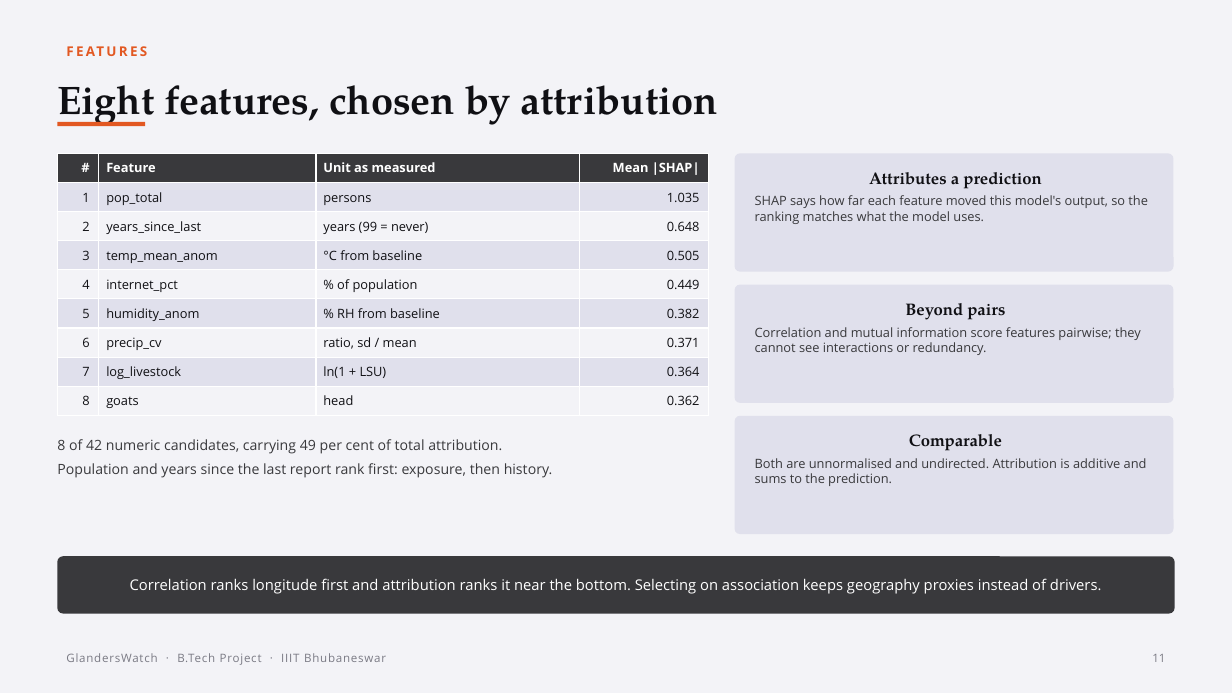
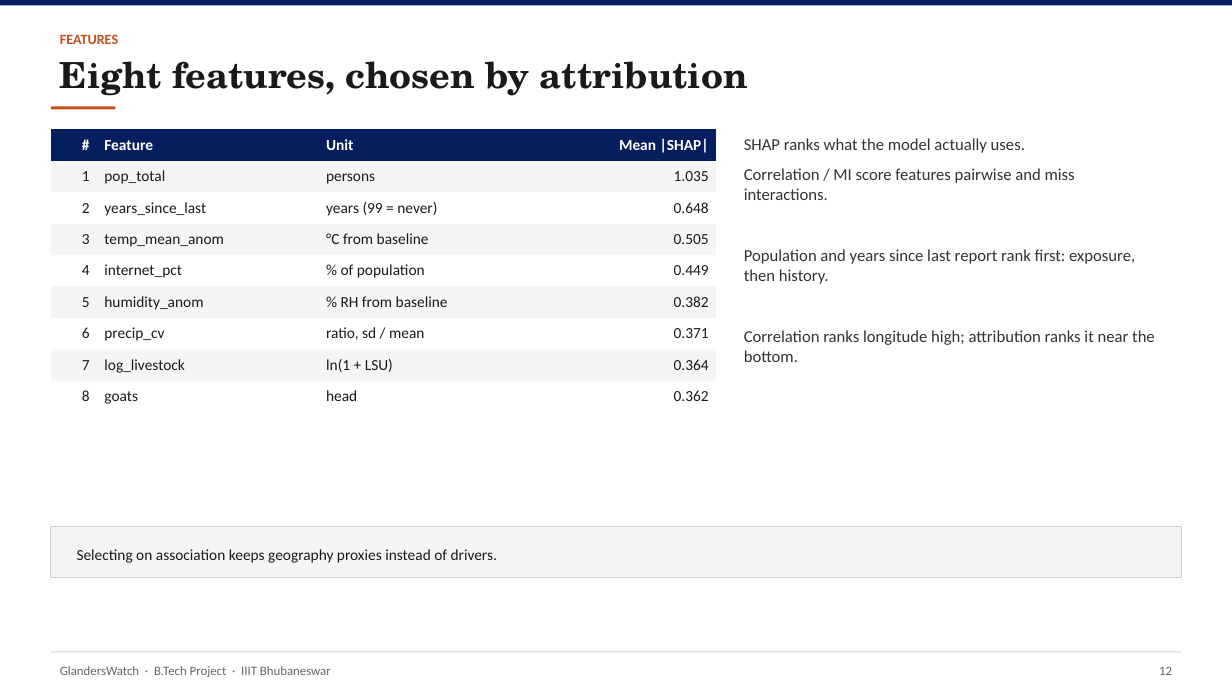
Before and after one commit to YuvrajSingh-mist/glandersWatch, a slide deck: slide 13 of slides/GlandersWatch_Deck.pptx (slide 11 before the commit). Drawn at 1232x693 pixels with LibreOffice and Linux fonts; fonts in the diff are those of the drawing. Boxes give left, top, right and bottom in pixels: in the first picture for what was removed or moved away, otherwise in the second. Text is boxed around its words. In the diff, an @@ line names an element or a change of style, - is before the commit and + after.

Commit message:
Simplify deck design and use report-exported figures only
Replace decorative pipeline art with charts cropped from Final_v2,
flatten the visual style to white slides with navy accents, and keep
IIIT logo as the only non-report image.

```diff
--- a/slides/GlandersWatch_Deck.pptx
+++ b/slides/GlandersWatch_Deck.pptx
@@ rectangle removed at [0,0,1232,693] @@
@@ rectangle added at [0,0,1232,6], fill #061E5E @@
@@ text "FEATURES" at [60,34,118,44]: size 10.5 to 11 pt, font Open Sans to Calibri, text colour #E25822 to #C44E1C, letter spacing 1.8 to 0 pt @@
@@ text "Eight features, chosen by attribution": place and size @@
-text "Eight features, chosen by attribution" at [57,85,718,126]
+text "Eight features, chosen by attribution" at [60,61,748,96]
@@ text "Eight features, chosen by attribution" at [60,61,748,96]: size 31 to 28 pt, font TeX Gyre Pagella to TeX Gyre Schola, text colour #101014 to #1A1A1A @@
@@ rectangle: place and size @@
-rectangle at [57,122,145,126]
+rectangle at [51,106,116,110]
@@ rectangle at [51,106,116,110]: fill #E25822 to #C44E1C @@
@@ table at [51,129,716,412] @@
-row 1, column 3: Unit as measured
+row 1, column 3: Unit
@@ fill #39393C to #061E5E in row 1 @@
@@ fill #E0E0EC to #F5F5F5 in 16 cells @@
@@ fill #F3F3F7 to #FFFFFF in 16 cells @@
@@ size 10 to 12 pt, font Open Sans to Calibri, text colour #101014 to #1A1A1A @@
@@ borders changed @@
@@ table: place and size @@
-table at [57,153,709,415]
+table at [51,129,716,412]
@@ text added at [744,138,1155,362], 13 pt, text #333333 @@
+SHAP ranks what the model actually uses.
+Correlation / MI score features pairwise and miss interactions.
+Population and years since last report rank first: exposure, then history.
+Correlation ranks longitude high; attribution ranks it near the bottom.
@@ rounded rectangle removed at [735,153,1174,272] @@
-Attributes a prediction
-SHAP says how far each feature moved this model's output, so the ranking matches what the model uses.
@@ rounded rectangle removed at [735,285,1174,403] @@
-Beyond pairs
-Correlation and mutual information score features pairwise; they cannot see interactions or redundancy.
@@ rounded rectangle removed at [735,416,1174,534] @@
-Comparable
-Both are unnormalised and undirected. Attribution is additive and sums to the prediction.
@@ text removed at [57,439,553,478] @@
-8 of 42 numeric candidates, carrying 49 per cent of total attribution.
-Population and years since the last report rank first: exposure, then history.
@@ rectangle added at [51,527,1181,578], fill #F5F5F5, outline #D0D0D0 0.75 pt @@
@@ text "Selecting on association keeps geography ...": place and size @@
-text "Selecting on association keeps geography ..." at [57,556,1175,614]
+text "Selecting on association keeps geography ..." at [77,549,497,563]
@@ text "Selecting on association keeps geography ..." at [77,549,497,563]: fill #39393C to none @@
@@ text at [77,549,497,563]: text changed; size 11.5 to 12 pt; font Open Sans to Calibri; text colour #FFFFFF to #1A1A1A @@
-Correlation ranks longitude first and attribution ranks it near the bottom. Selecting on association keeps geography proxies instead of drivers.
+Selecting on association keeps geography proxies instead of drivers.
@@ text "GlandersWatch · B.Tech Project · ...": place and size @@
-text "GlandersWatch · B.Tech Project · ..." at [66,653,386,665]
+text "GlandersWatch · B.Tech Project · ..." at [60,666,331,677]
@@ text "GlandersWatch · B.Tech Project · ..." at [60,666,331,677]: size 9 to 10 pt, font Open Sans to Calibri, text colour #7A7A84 to #666666, letter spacing 0.6 to 0 pt @@
@@ rectangle added at [51,652,1181,653], fill #D0D0D0 @@
@@ text removed at [1152,654,1165,662] @@
-11
@@ text added at [1159,666,1172,675], 10 pt, text #666666 @@
+12
```
Also in this commit, not shown: 16 other slides changed, 6 slides added, 7 slides removed, 14 other files.
